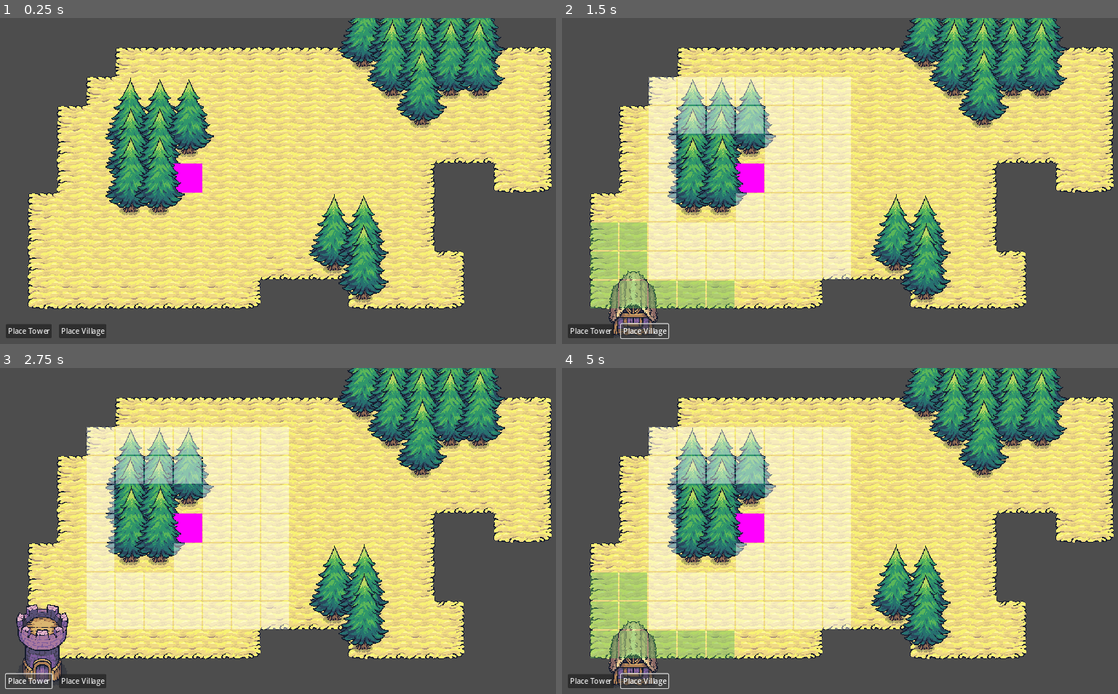
Above: before the commit, frames 1-4 (two rows, left to right).
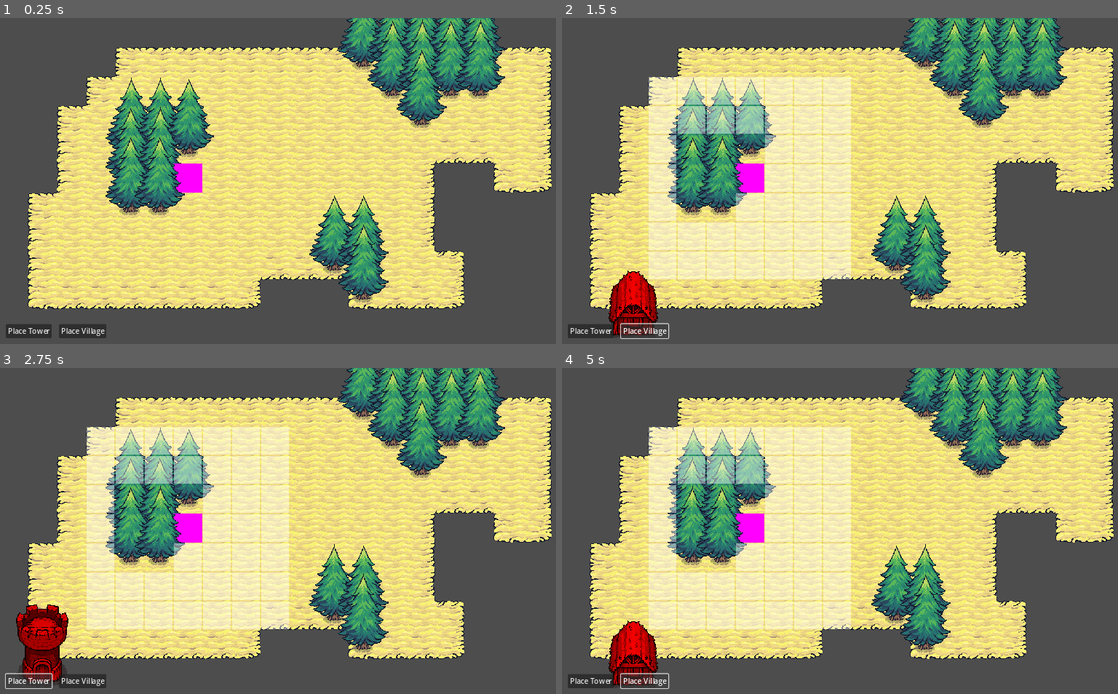
Above: after the commit, the same moments.

Repository: tiannahenrylewis/GodotGridCrashCourse
Game: Godot game, scene res://scenes/main.tscn
Two runs of this game, one before a commit and one after it. Both use one fixed random seed, a clock stepped at 60 frames per second and the inputs below.
Inputs:
- Up to frame 1 (0.25 s): no input
- Up to frame 2 (1.5 s): click "Place Tower" at 0.5 s; click "Place Village" at 1.25 s
- Up to frame 3 (2.75 s): click "Place Tower" at 2 s
- Up to frame 4 (5 s): click "Place Village" at 2.75 s; click "Place Tower" at 3.5 s; click "Place Village" at 4.25 s

The runs differ from the first frame. In frame 1, 2.3% of the frame differs, in the area x 18-91%, y 0-82%; in frame 2, 7.1%, in the area x 5-91%, y 0-98%; in frame 3, 4.9%; in frame 4, 7.0%.

Commit message:
Building Ghost Validity

Diff:
--- /dev/null
+++ b/godot-grid-crash-course/scenes/building/building_ghost.gd
@@ -0,0 +1,9 @@
+extends Node2D
+
+
+func set_invalid():
+	modulate = Color.RED
+
+
+func set_valid():
+	modulate = Color.WHITE
--- a/godot-grid-crash-course/scenes/building/building_ghost.tscn
+++ b/godot-grid-crash-course/scenes/building/building_ghost.tscn
@@ -1,4 +1,7 @@
-[gd_scene format=3 uid="uid://btyyeo34bvwko"]
+[gd_scene load_steps=2 format=3 uid="uid://btyyeo34bvwko"]
+
+[ext_resource type="Script" path="res://scenes/building/building_ghost.gd" id="1_t4p7f"]
 
 [node name="BuildingGhost" type="Node2D"]
 y_sort_enabled = true
+script = ExtResource("1_t4p7f")
--- a/godot-grid-crash-course/scenes/manager/building_manager.gd
+++ b/godot-grid-crash-course/scenes/manager/building_manager.gd
@@ -30,17 +30,30 @@
 	if to_place_building_resource != null && (!hasValue(hovered_grid_cell) || hovered_grid_cell != grid_position):
 		 # reassign the hovered_grid_cell
 		hovered_grid_cell = grid_position
-		grid_manager.clear_highlighted_tiles() # wiping the entire tileset
+		_update_grid_display()
+
+
+func _update_grid_display():
+	if hovered_grid_cell == null:
+		return
+
+	grid_manager.clear_highlighted_tiles() # wiping the entire tileset
+	grid_manager.highlight_buildable_tiles() # re-highlighting the tiles that are currently buildable
+
+
+	if _is_building_placeable_at_tile(hovered_grid_cell):
 		grid_manager.highlight_expanded_buildable_tiles(hovered_grid_cell, to_place_building_resource.buildable_radius)
 		grid_manager.highlight_resource_tiles(hovered_grid_cell, to_place_building_resource.resource_radius)
+		building_ghost.set_valid()
+	else:
+		building_ghost.set_invalid()
 
 
 func _unhandled_input(event: InputEvent) -> void:
 	if (hasValue(hovered_grid_cell) &&
 	to_place_building_resource != null &&
 	event.is_action_pressed("left_click") &&
-	grid_manager.is_tile_position_buildable(hovered_grid_cell) &&
-	get_available_resource_count() >= to_place_building_resource.resource_cost
+	_is_building_placeable_at_tile(hovered_grid_cell)
 	):
 		# place building
 		place_building_at_hovered_cell_position()
@@ -89,7 +102,11 @@
 	building_ghost.add_child(building_sprite)
 
 	to_place_building_resource = building_resource
-	grid_manager.highlight_buildable_tiles()
+	_update_grid_display()
+
+
+func _is_building_placeable_at_tile(tile_position: Vector2i) -> bool:
+	return grid_manager.is_tile_position_buildable(tile_position) && get_available_resource_count() >= to_place_building_resource.resource_cost
 
 
 func _on_resource_tiles_updated(resource_count: int):
--- a/godot-grid-crash-course/scenes/manager/grid_manager.gd
+++ b/godot-grid-crash-course/scenes/manager/grid_manager.gd
@@ -57,8 +57,6 @@
 
 
 func highlight_expanded_buildable_tiles(root_cell: Vector2i, radius: int):
-	highlight_buildable_tiles() # re-highlighting the tiles that are currently buildable
-
 	# highlight the green tiles (expanded buildable tiles)
 	# get all valid tiles in radius
 	var valid_tiles = _get_valid_tiles_in_radius(root_cell, radius)
